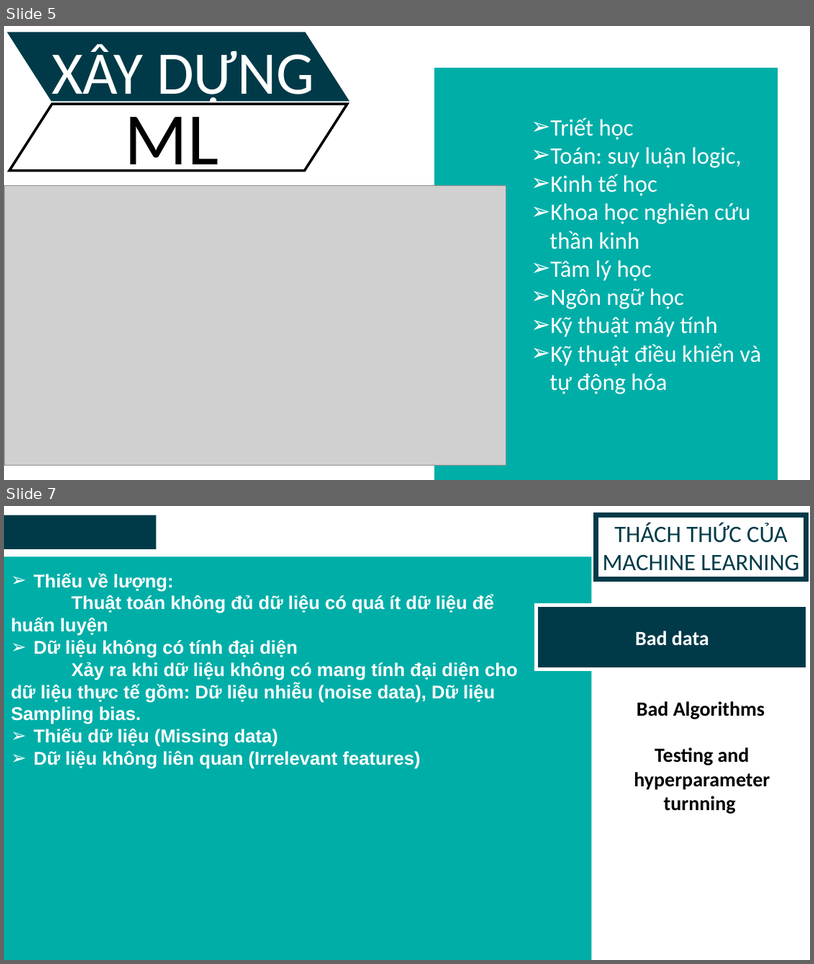
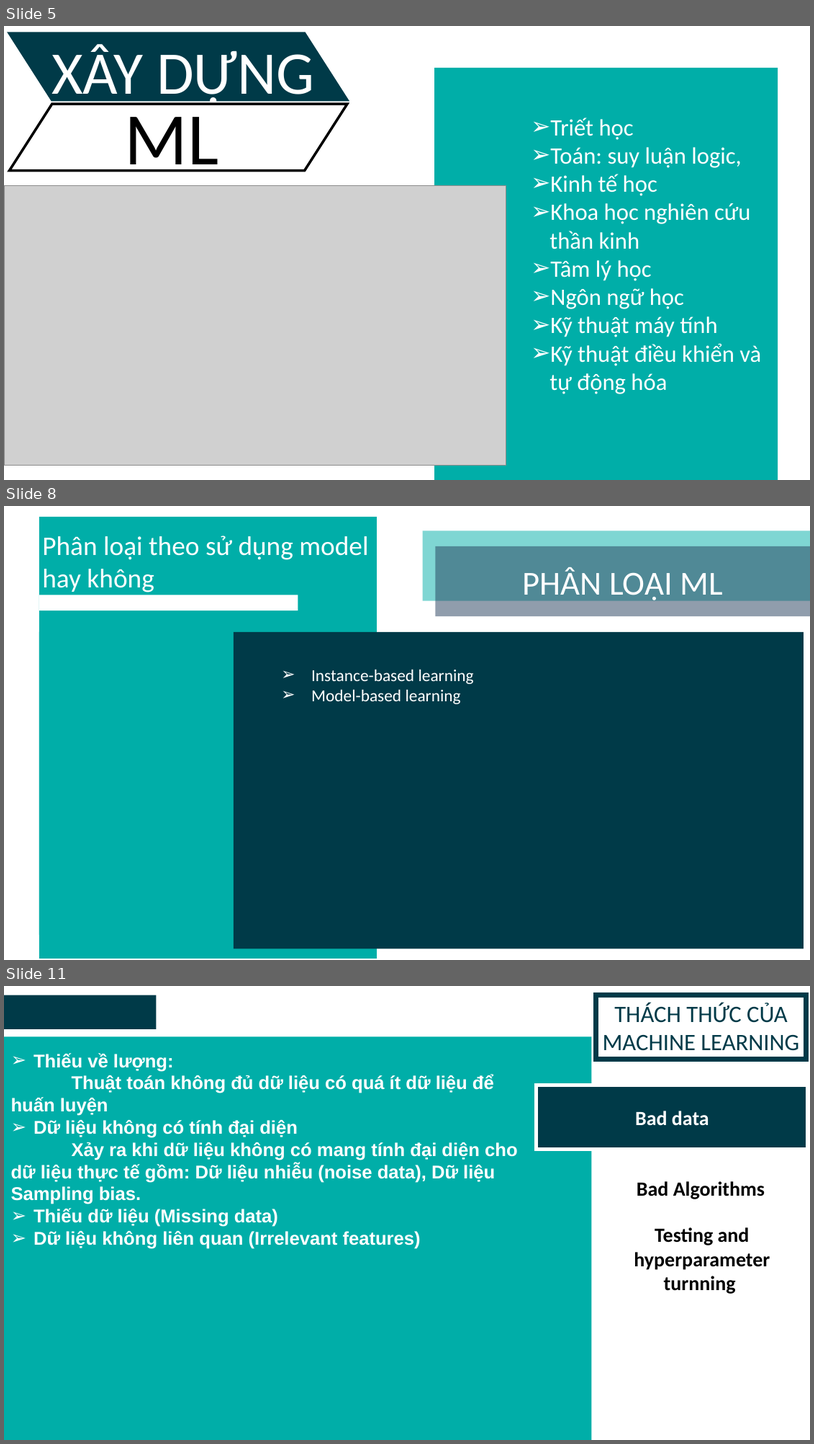
Before and after one commit to leecuongv/RealtimeMaskDetection, a slide deck: Nhom3_BaoCaoCuoiKy.pptx. Shown one above the other, each under a label of ours: slides 5 and 7 before the commit, slides 5, 8 and 11 after it; the slides between them are not shown. The pictures are 814x964 and 814x1444 pixels, drawn with LibreOffice and Linux fonts; fonts in the diff are those of the drawing; grey boxes stand for pictures. Boxes give left, top, right and bottom in pixels: in the first picture for what was removed or moved away, otherwise in the second. Text is boxed around its words. In the diff, an @@ line names an element or a change of style, - is before the commit and + after.

```diff
--- a/Nhom3_BaoCaoCuoiKy.pptx
+++ b/Nhom3_BaoCaoCuoiKy.pptx
@@ slide 8 added at (4, 506, 810, 960), background #FFFFFF @@
@@ rectangle added at (39, 517, 377, 958), fill #00AEA8 @@
@@ text added at (42, 536, 368, 592), 32 pt, text #FFFFFF @@
+Phân loại theo sử dụng model hay không
@@ rectangle added at (422, 530, 810, 601), fill #00AEA8 at 50% opacity @@
@@ freeform shape added at (436, 546, 810, 617), fill #223D5A at 50% opacity, 40 pt, text #FFFFFF @@
+PHÂN LOẠI ML
@@ rectangle added at (39, 595, 298, 610), fill #FFFFFF @@
@@ rectangle added at (39, 632, 211, 935), fill #00AEA8 @@
@@ rectangle added at (233, 632, 804, 948), fill #003A48 @@
@@ text added at (311, 669, 474, 704), 20 pt, text #FFFFFF @@
+      ➢ Instance-based learning
+      ➢ Model-based learning
@@ what was slide 7 is now slide 11 @@
```
Also in this commit, not shown: 3 slides changed, 13 other slides added, 2 other files.
